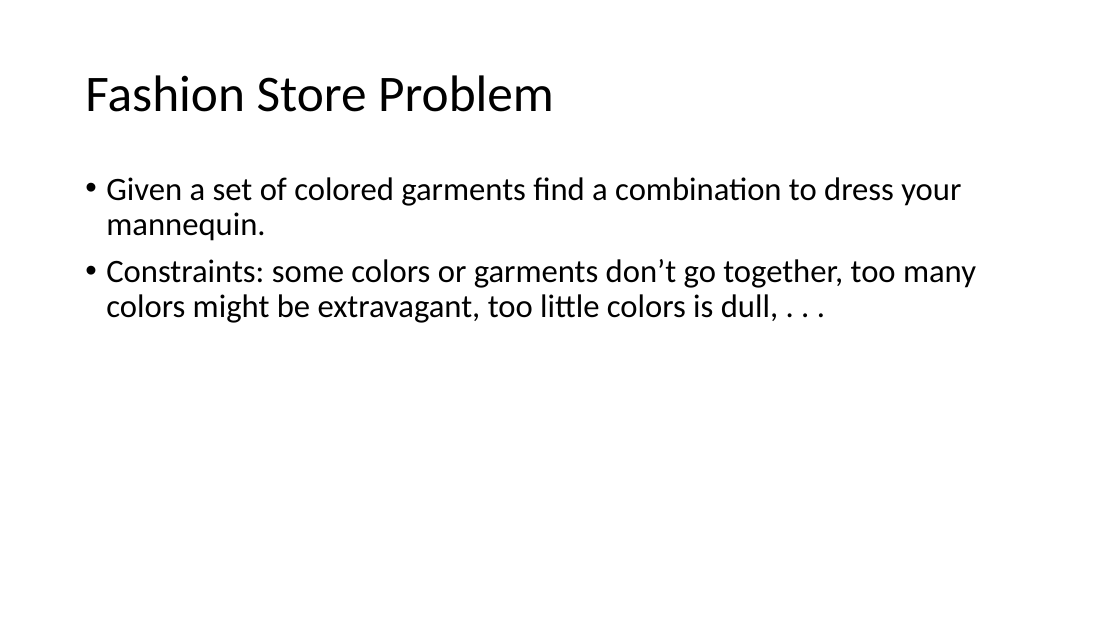
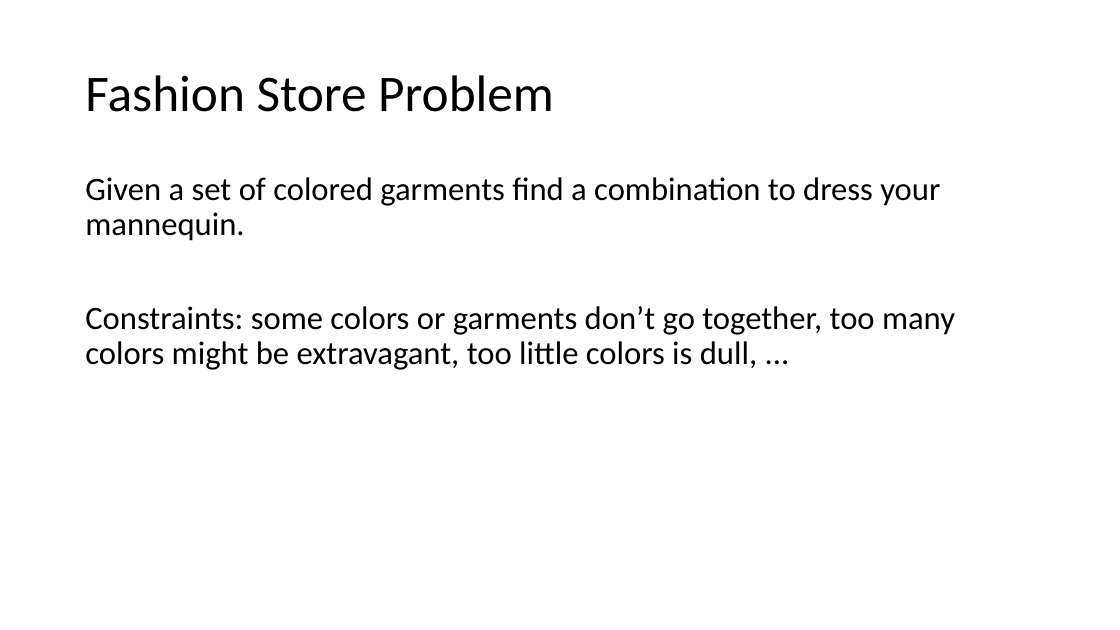
Before and after one commit to Steeven9/toc-satsolver, a slide deck: slide 4 of docs/Presentation/TOC-Presentation.pptx. Drawn at 1120x630 pixels with LibreOffice and Linux fonts; fonts in the diff are those of the drawing. Boxes give left, top, right and bottom in pixels: in the first picture for what was removed or moved away, otherwise in the second. Text is boxed around its words. In the diff, an @@ line names an element or a change of style, - is before the commit and + after.

```diff
--- a/docs/Presentation/TOC-Presentation.pptx
+++ b/docs/Presentation/TOC-Presentation.pptx
@@ text at [85,177,940,241]: bullet • to none @@
@@ text at [85,306,955,370]: text changed @@
-• Constraints: some colors or garments don’t go together, too many colors might be extravagant, too little colors is dull, . . .
+Constraints: some colors or garments don’t go together, too many colors might be extravagant, too little colors is dull, ...
```
Also in this commit, not shown: 9 other slides changed, 1 slide added, 1 slide removed, 3 other files.
